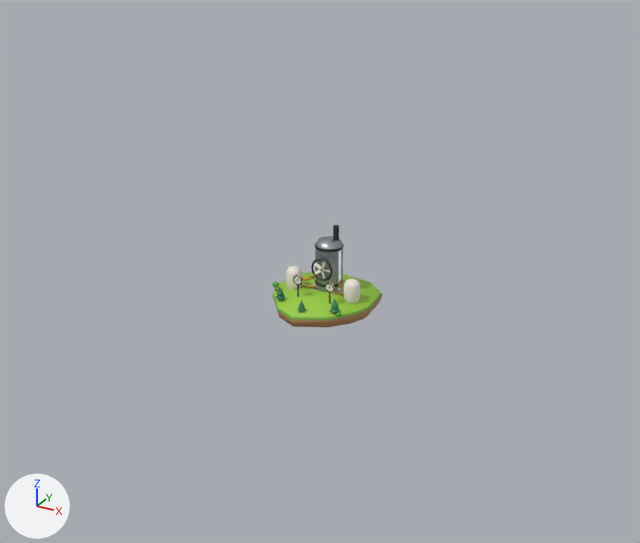
What one commit did to the glTF model docs/assets/pals/worlds/harnesses-runtime-infra.glb.
Before and after are seen from a 50 mm lens placed at (1.274, -2.322, 1.419), pointed at (0.044, -0.087, 0.302). The lights are fixed; the arrows at lower left show +X, +Y and +Z. The older version comes first.

The older version as bpy lines, for what is in view:
```python
ob_gear_1 = bpy.data.objects.new('gear_1', None)
ob_gear_1.parent = ob_isle_gears
ob_gear_1.location = (-0.04, 0.0, 0.09)
ob_gear_2 = bpy.data.objects.new('gear_2', None)
ob_gear_2.parent = ob_isle_gears
ob_gear_2.location = (0.074, 0.0, 0.0633)
ob_gear_2.rotation_euler = (0.0, 0.449, 0.0)  # degrees (0, 26, 0)
ob_isle_centre_001 = bpy.data.objects.new('isle_centre.001', me_isle_centre)
ob_isle_centre_001.parent = ob_isle_centre
ob_isle_centre_001.location = (0.00314, -0.03, 0.135)
ob_isle_centre_001.scale = (0.425, 0.425, 0.425)
ob_isle_gears_001 = bpy.data.objects.new('isle_gears.001', me_isle_gears)
ob_isle_gears_001.parent = ob_isle_gears
ob_isle_gears_001.location = (-0.000584, -0.00533, -0.11)
ob_isle_gears_001.scale = (0.2, 0.2, 0.2)
ob_isle_rack_001 = bpy.data.objects.new('isle_rack.001', me_isle_rack)
ob_isle_rack_001.parent = ob_isle_rack
ob_isle_rack_001.location = (0.014, 0.000698, -0.0542)
ob_isle_rack_001.scale = (0.22, 0.22, 0.22)
ob_leds_1 = bpy.data.objects.new('leds_1', None)
ob_leds_1.parent = ob_isle_rack
ob_leds_1.location = (0.0, -0.034, 0.086)
ob_leds_1.scale = (0.001, 0.001, 0.001)
ob_needle_1 = bpy.data.objects.new('needle_1', None)
ob_needle_1.parent = ob_isle_centre
ob_needle_1.location = (-0.13, -0.158, 0.14)
ob_needle_1.rotation_euler = (0.0, 0.349, 0.0)  # degrees (0, 20, 0)
ob_needle_2 = bpy.data.objects.new('needle_2', None)
ob_needle_2.parent = ob_isle_centre
ob_needle_2.location = (0.13, -0.158, 0.14)
ob_needle_2.rotation_euler = (0.0, 0.266, 0.0)  # degrees (0, 15, 0)
ob_rings = bpy.data.objects.new('rings', None)
ob_rings.parent = ob_world_harnesses_runtime_infra
ob_rings.location = (0.0, 0.0, 0.012)
ob_rings.scale = (0.001, 0.001, 0.001)
```
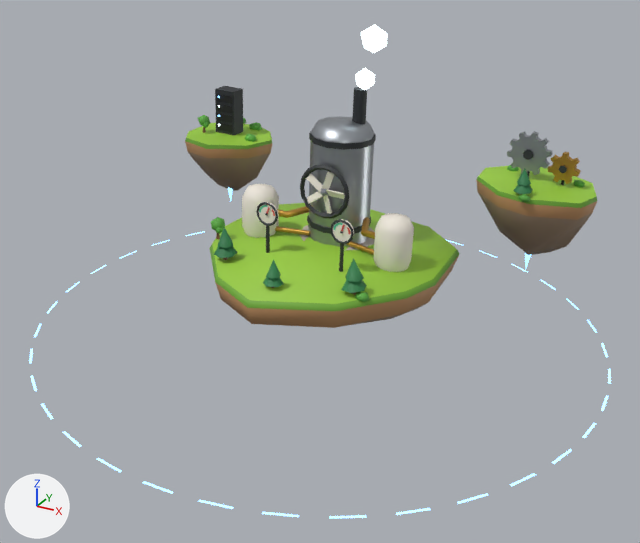
Not drawn themselves, but carrying or shaping drawn objects: ob_rings, ob_gear_1, ob_gear_2, ob_leds_1, ob_needle_1, ob_needle_2, ob_steam_1, ob_steam_2, ob_turbine.

Where the change shows, as pixel boxes (x1, y1, x2, y2) in the pictures (640 x 543 px):
'isle_centre.001', moved
    before: (272, 225, 383, 328)
    after: (210, 87, 459, 328)
'isle_gears.001', moved (not visible before)
    after: (476, 165, 597, 268)
'isle_rack.001', moved (not visible before)
    after: (185, 86, 272, 202)
'rings.001', rescaled (not visible before)
    after: (29, 231, 611, 518)
'gear_1.001', moved (not visible before)
    after: (507, 131, 552, 175)
'turbine.001', moved
    before: (314, 261, 331, 279)
    after: (306, 172, 345, 214)
'gear_2.001', moved (not visible before)
    after: (547, 152, 581, 184)
'steam_2.001', moved, rescaled (not visible before)
    after: (361, 25, 388, 53)
'steam_1.001', moved, rescaled (not visible before)
    after: (355, 68, 375, 90)
'needle_1.001', moved (not visible before)
    after: (265, 207, 270, 216)
'needle_1.002', moved (not visible before)
    after: (340, 225, 345, 234)
'leds_1.001', moved, rescaled (not visible before)
    after: (218, 96, 220, 126)

The change in detail:
In object 'needle_1' (ob_needle_1), parent goes from ob_isle_centre to ob_island_main.
In object 'needle_2' (ob_needle_2), parent goes from ob_isle_centre to ob_island_main.
In object 'steam_1' (ob_steam_1), parent goes from ob_isle_centre to ob_island_main.
Object 'steam_1' (ob_steam_1) moves from (0.04, 0.11, 0.47) to (0.05, 0.115, 0.53).
Object 'steam_1' (ob_steam_1) is rescaled from (0.000697, 0.000697, 0.000697) to (0.697, 0.697, 0.697).
In object 'steam_2' (ob_steam_2), parent goes from ob_isle_centre to ob_island_main.
Object 'steam_2' (ob_steam_2) moves from (0.04, 0.11, 0.47) to (0.07, 0.125, 0.65).
Object 'steam_2' (ob_steam_2) is rescaled from (0.000889, 0.000889, 0.000889) to (0.889, 0.889, 0.889).
In object 'turbine' (ob_turbine), parent goes from ob_isle_centre to ob_island_main.
In object 'isle_centre.001' (ob_isle_centre_001), parent goes from ob_isle_centre to ob_island_main.
In object 'gear_1' (ob_gear_1), parent goes from ob_isle_gears to ob_island_1.
In object 'gear_2' (ob_gear_2), parent goes from ob_isle_gears to ob_island_1.
In object 'isle_gears.001' (ob_isle_gears_001), parent goes from ob_isle_gears to ob_island_1.
In object 'leds_1' (ob_leds_1), parent goes from ob_isle_rack to ob_island_2.
Object 'leds_1' (ob_leds_1) is rescaled from (0.001, 0.001, 0.001) to (1.0, 1.0, 1.0).
In object 'isle_rack.001' (ob_isle_rack_001), parent goes from ob_isle_rack to ob_island_2.
Object 'rings' (ob_rings) is rescaled from (0.001, 0.001, 0.001) to (1.0, 1.0, 1.0).
Object 'island_main' (ob_island_main) is new.
Its parent is ob_stage.
Its location is (-0.887, 0.331, 0.3).
Object 'stage' (ob_stage) is new.
Its parent is ob_world_harnesses_runtime_infra.
Its location is (0.887, -0.311, 0.0).
Its rotation in degrees is (0.8, 2.3, 0).
Object 'island_2' (ob_island_2) is new.
Its parent is ob_stage.
Its location is (-1.476, 0.651, 0.5).
Object 'island_1' (ob_island_1) is new.
Its parent is ob_stage.
Its location is (-0.33, 0.701, 0.52).
